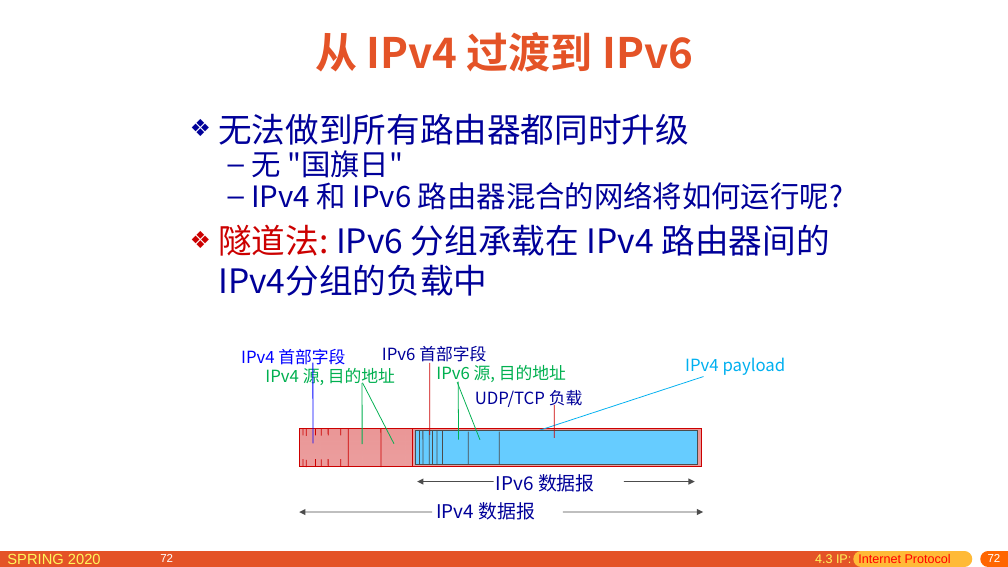
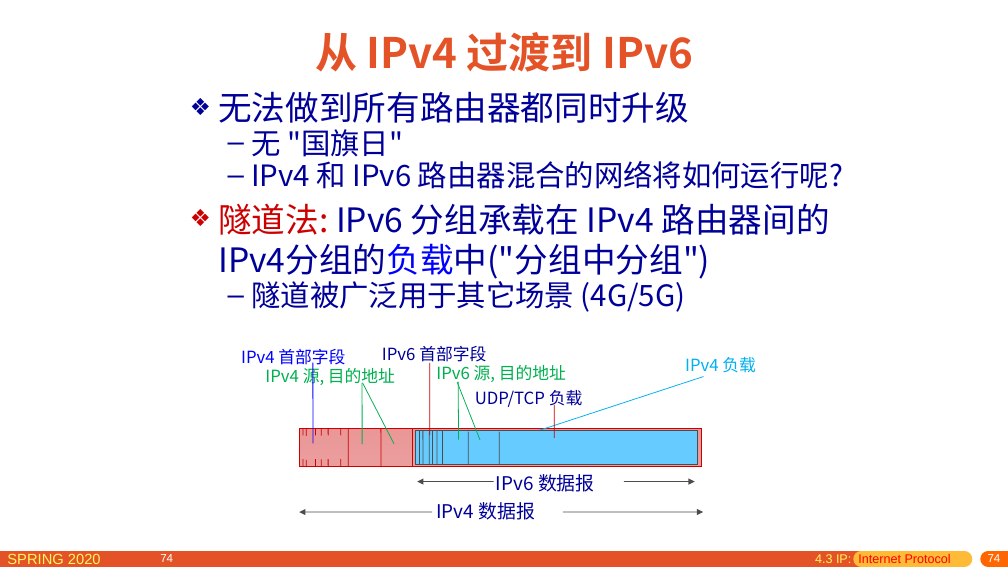
Before and after one commit to network-distributed/presentations, a slide deck: slide 74 of chapter4_cn.pptx (slide 72 before the commit). Drawn at 1008x567 pixels with LibreOffice and Linux fonts; fonts in the diff are those of the drawing. Boxes give left, top, right and bottom in pixels: in the first picture for what was removed or moved away, otherwise in the second. Text is boxed around its words. In the diff, an @@ line names an element or a change of style, - is before the commit and + after.

```diff
--- a/chapter4_cn.pptx
+++ b/chapter4_cn.pptx
@@ text "无法做到所有路由器都同时升级": place and size @@
-text "无法做到所有路由器都同时升级" at box(218, 113, 843, 296)
+text "无法做到所有路由器都同时升级" at box(218, 91, 843, 312)
@@ text at box(218, 203, 830, 312): text changed @@
-❖ 隧道法: IPv6 分组承载在 IPv4 路由器间的 IPv4分组的负载中
+❖ 隧道法: IPv6 分组承载在 IPv4 路由器间的 IPv4分组的负载中("分组中分组")
+  – 隧道被广泛用于其它场景 (4G/5G)
@@ text at box(685, 357, 756, 373): text changed @@
-IPv4 payload
+IPv4 负载
@@ page number at box(160, 554, 173, 562): text changed @@
-72
+74
@@ page number at box(988, 554, 1001, 562): text changed @@
-72
+74
```
Also in this commit, not shown: 27 other slides changed, 9 slides added, 4 other files.
